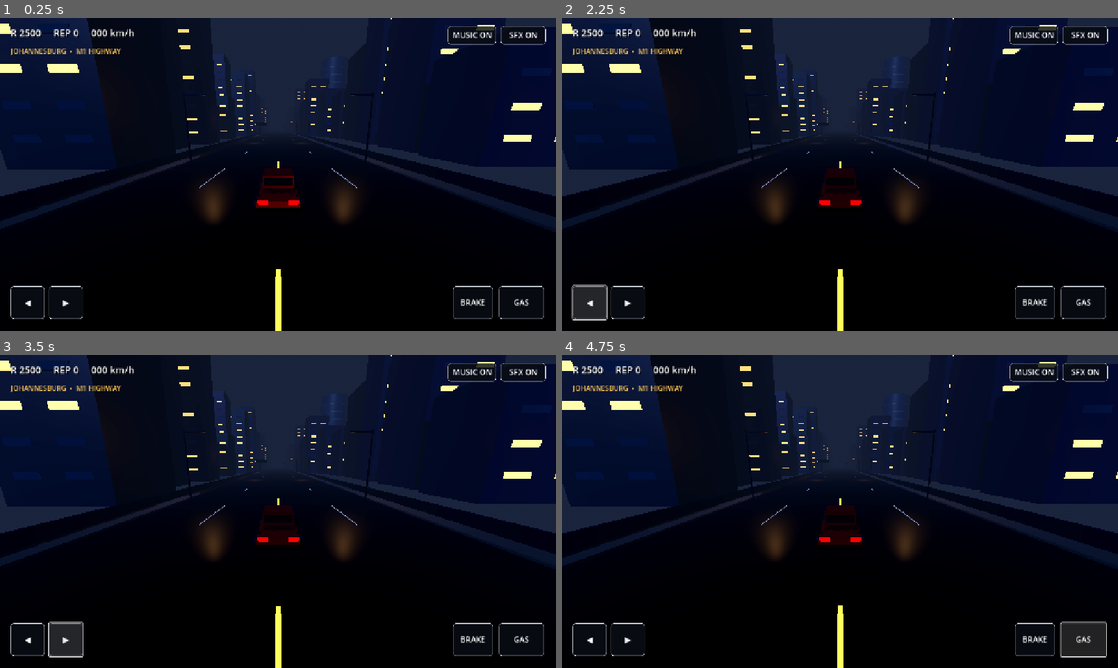
Above: before the commit, frames 1-4 (two rows, left to right).
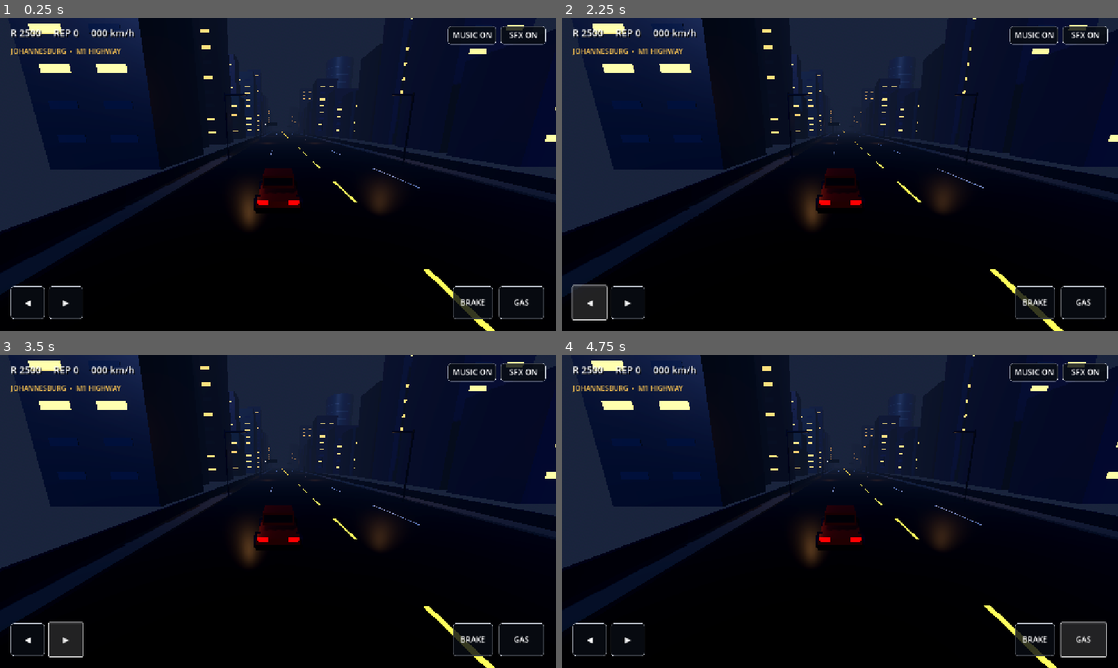
Above: after the commit, the same moments.

Repository: doctorzuza22-pixel/-STREET-REIGN
Game: Godot game, scene res://scenes/Main.tscn
The game is run twice, just before and just after one commit, with the same random seed, the same clock (stepped at 60 frames per second) and the same inputs.
Inputs:
- Up to frame 1 (0.25 s): no input
- Up to frame 2 (2.25 s): click "SFX ON" at 0.5 s; click "SFX OFF" at 1.25 s; click "◀" at 2 s
- Up to frame 3 (3.5 s): click "▶" at 2.75 s
- Up to frame 4 (4.75 s): click "BRAKE" at 3.5 s; click "GAS" at 4.25 s

The runs differ from the first frame. In frame 1, 14% of the frame differs, in the area x 0-100%, y 0-100%; in frame 2, 14%; in frame 3, 14%; in frame 4, 14%.

Commit message:
Add Pretoria landmark skyline and South African left-lane starting position

Diff:
--- a/scripts/main.gd
+++ b/scripts/main.gd
@@ -110,6 +110,7 @@
 				_add_streetlight(float(side) * 10.4, z + 3.0)
 
 	_add_jozi_landmarks()
+	_add_pretoria_landmarks()
 	_add_city_sign(-7.6, -72.0, "JOHANNESBURG  |  M1")
 	_add_city_sign(7.6, -205.0, "PRETORIA  ↑   N1")
 	_add_city_sign(-7.6, -325.0, "SANDTON  •  NEXT EXIT")
@@ -132,6 +133,16 @@
 	for y in range(5, 58, 6):
 		_cylinder("Ponte floor band", Vector3(48, y, -165), 11.08, 0.42, _material(Color(0.43, 0.47, 0.53), 0.4, 0.38))
 
+func _add_pretoria_landmarks() -> void:
+	# Pretoria skyline cues: Union Buildings terraces and the Voortrekker Monument.
+	_box("Union Buildings west wing", Vector3(57, 8.0, -260), Vector3(25, 11, 7), _material(Color(0.66, 0.55, 0.39), 0.15, 0.62))
+	_box("Union Buildings east wing", Vector3(83, 8.0, -260), Vector3(25, 11, 7), _material(Color(0.66, 0.55, 0.39), 0.15, 0.62))
+	_box("Union Buildings central block", Vector3(70, 14.0, -264), Vector3(16, 17, 8), _material(Color(0.72, 0.61, 0.44), 0.15, 0.58))
+	_cylinder("Union Buildings dome", Vector3(70, 24.0, -264), 4.2, 5.0, _material(Color(0.38, 0.43, 0.48), 0.45, 0.35))
+	_box("Union Buildings terrace", Vector3(70, 3.0, -253), Vector3(65, 1.0, 18), _material(Color(0.28, 0.34, 0.24), 0.0, 0.85))
+	_box("Voortrekker Monument", Vector3(105, 17, -310), Vector3(12, 34, 12), _material(Color(0.55, 0.46, 0.34), 0.1, 0.65))
+	_box("Monument crown", Vector3(105, 35, -310), Vector3(15, 3, 15), _material(Color(0.60, 0.50, 0.36), 0.1, 0.58))
+
 func _add_city_sign(x: float, z: float, words: String) -> void:
 	var post := _box("Road sign post", Vector3(x, 3.2, z), Vector3(0.16, 6.4, 0.16), _material(Color(0.55, 0.58, 0.62), 0.65, 0.25))
 	var board := _box("Green route sign", Vector3(x, 6.0, z), Vector3(5.2, 1.55, 0.18), _material(Color(0.015, 0.20, 0.12), 0.1, 0.35))
@@ -160,7 +171,7 @@
 	car.name = "PlayerCar"
 	add_child(car)
 	_add_player_car_model(car)
-	car.position = Vector3(0, 0, 7)
+	car.position = Vector3(-4.5, 0, 7)
 
 	camera = Camera3D.new()
 	camera.position = Vector3(0, 4.2, 10.8)
@@ -199,7 +210,7 @@
 
 func _build_police() -> void:
 	police_car = Node3D.new()
-	police_car.position = Vector3(3.5, 0, -28)
+	police_car.position = Vector3(4.5, 0, -28)
 	add_child(police_car)
 	_box_child(police_car, "Police sedan body", Vector3(0, 0.65, 0), Vector3(2.08, 0.58, 4.5), _material(Color(0.78, 0.82, 0.86), 0.48, 0.26))
 	_box_child(police_car, "Police roof", Vector3(0, 1.35, 0.1), Vector3(1.58, 0.54, 1.85), _material(Color(0.025, 0.04, 0.065), 0.35, 0.18))
@@ -251,10 +262,12 @@
 	var effects_button := _hud_button(root, "SFX ON", Vector2(-128, 18), Vector2(104, 42), true)
 	effects_button.pressed.connect(_toggle_effects.bind(effects_button))
 
-	_hud_button(root, "◀", Vector2(24, -104), Vector2(78, 76), false, true).button_down.connect(func(): touch_left = true)
-	_hud_button(root, "◀", Vector2(24, -104), Vector2(78, 76), false, true).button_up.connect(func(): touch_left = false)
-	_hud_button(root, "▶", Vector2(112, -104), Vector2(78, 76), false, true).button_down.connect(func(): touch_right = true)
-	_hud_button(root, "▶", Vector2(112, -104), Vector2(78, 76), false, true).button_up.connect(func(): touch_right = false)
+	var left_button := _hud_button(root, "◀", Vector2(24, -104), Vector2(78, 76), false, true)
+	left_button.button_down.connect(func(): touch_left = true)
+	left_button.button_up.connect(func(): touch_left = false)
+	var right_button := _hud_button(root, "▶", Vector2(112, -104), Vector2(78, 76), false, true)
+	right_button.button_down.connect(func(): touch_right = true)
+	right_button.button_up.connect(func(): touch_right = false)
 	var brake := _hud_button(root, "BRAKE", Vector2(-238, -104), Vector2(92, 76), true, true)
 	brake.button_down.connect(func(): touch_brake = true)
 	brake.button_up.connect(func(): touch_brake = false)
@@ -431,7 +444,7 @@
 		cash += 500
 
 	police_car.position.z = move_toward(police_car.position.z, car.position.z + 15.0, delta * (13.0 + absf(speed) * 0.16))
-	police_car.position.x = move_toward(police_car.position.x, car.position.x + 2.5, delta * 2.5)
+	police_car.position.x = move_toward(police_car.position.x, car.position.x + 3.2, delta * 2.5)
 	police_car.position.z = maxf(police_car.position.z, car.position.z + 8.0)
 	var current_gear := int(absf(speed) / 14.0)
 	if current_gear > previous_gear and previous_gear >= 0:
